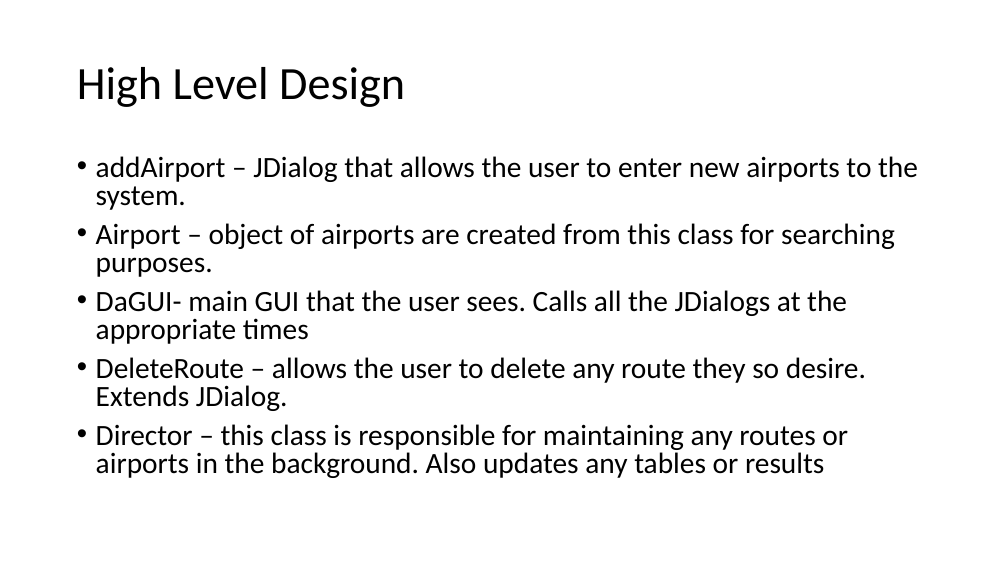
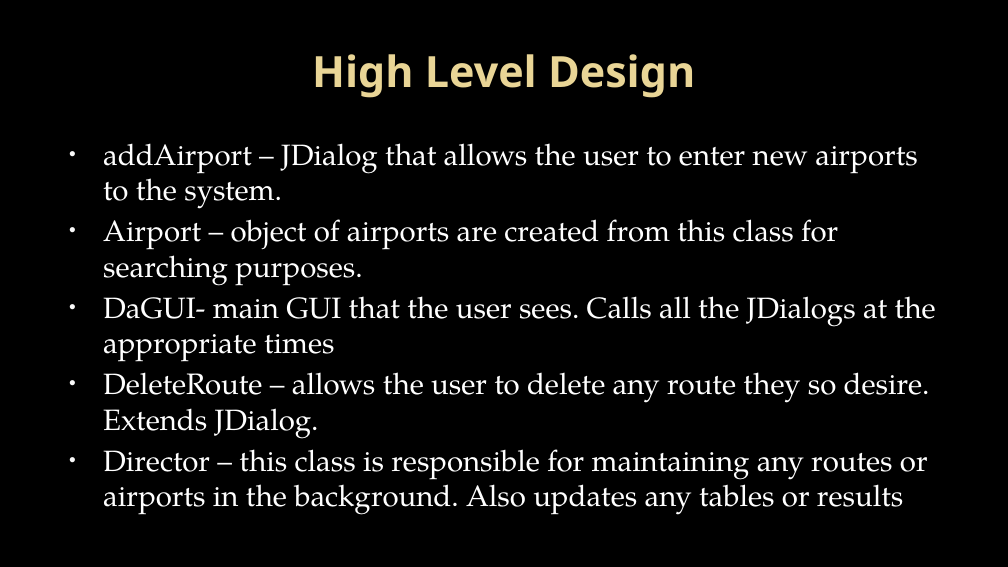
Before and after one commit to powellb1/SE300, a slide deck: slide 2 of Artifacts/Cycle 2/Presentation.pptx. Drawn at 1008x567 pixels with LibreOffice and Linux fonts; fonts in the diff are those of the drawing; background and template pictures are left out. Boxes give left, top, right and bottom in pixels: in the first picture for what was removed or moved away, otherwise in the second. Text is boxed around its words. In the diff, an @@ line names an element or a change of style, - is before the commit and + after.

```diff
--- a/Artifacts/Cycle 2/Presentation.pptx
+++ b/Artifacts/Cycle 2/Presentation.pptx
@@ background #FFFFFF to picture (left out) @@
@@ title "High Level Design": place and size @@
-title "High Level Design" at <box>77,67,405,107</box>
+title "High Level Design" at <box>312,54,695,98</box>
@@ title "High Level Design" at <box>312,54,695,98</box>: size 44 to 41 pt, font Calibri to Noto Sans, text colour #000000 to gradient #EAD696 to #E7D081, bold on; alignment left to centre; line spacing 0.9 to 1 @@
@@ text "addAirport – JDialog that allows ...": place and size @@
-text "addAirport – JDialog that allows ..." at <box>96,156,918,478</box>
+text "addAirport – JDialog that allows ..." at <box>103,143,936,515</box>
@@ text "addAirport – JDialog that allows ..." at <box>103,143,936,515</box>: font Calibri to TeX Gyre Pagella, text colour #000000 to #FFFFFF; indent changed; line spacing 0.8 to 1; less space between paragraphs @@
```
Also in this commit, not shown: 8 other slides changed, 1 slide added, 1 slide removed, 3 other files.
